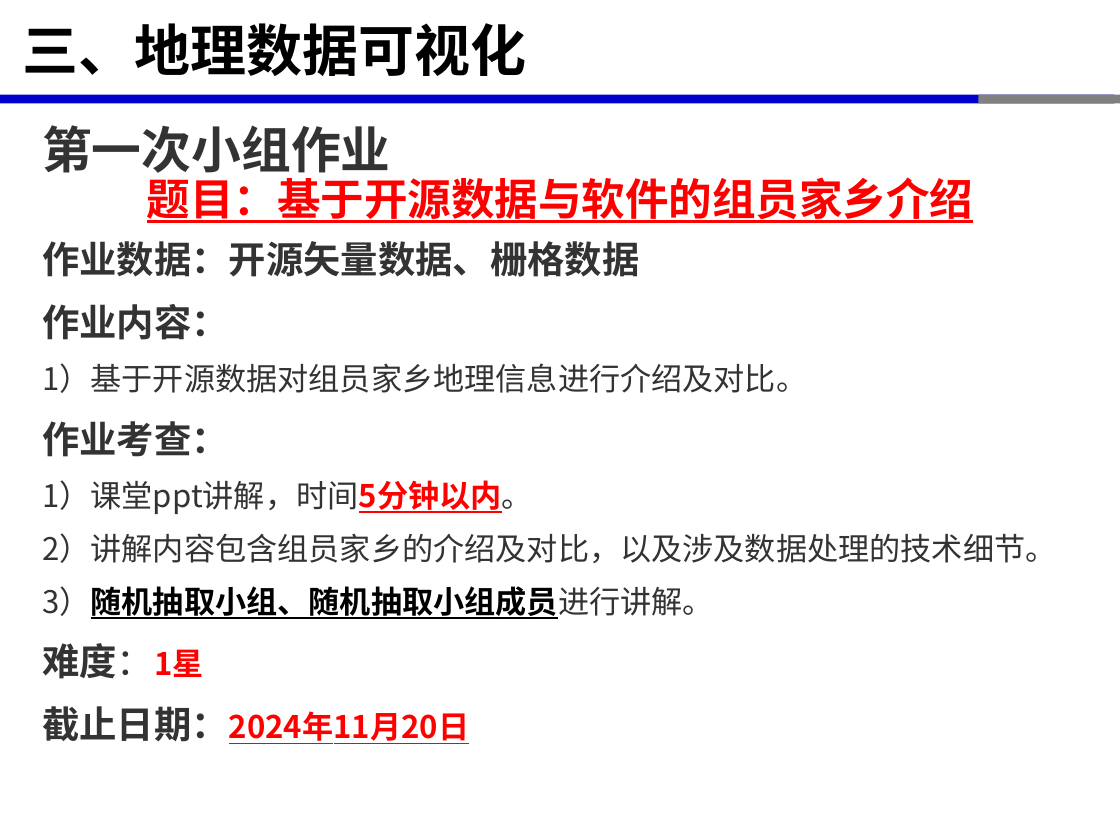
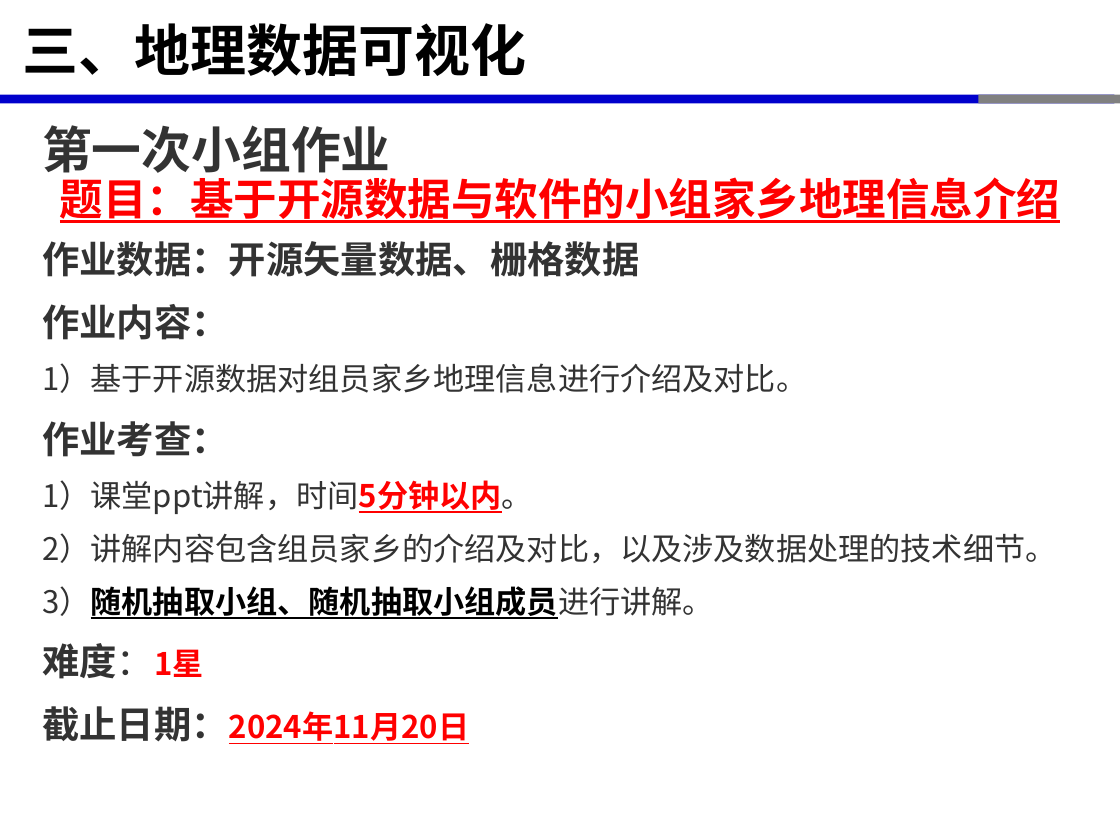
Before and after one commit to xinluo2018/open-source-gis-course, a slide deck: slide 19 of 第6章-GIS数据处理高级Python库-8课时/第6章-GIS数据处理高级Python库.pptx (slide 17 before the commit). Drawn at 1120x840 pixels with LibreOffice and Linux fonts; fonts in the diff are those of the drawing. Boxes give left, top, right and bottom in pixels: in the first picture for what was removed or moved away, otherwise in the second. Text is boxed around its words. In the diff, an @@ line names an element or a change of style, - is before the commit and + after.

```diff
--- a/第6章-GIS数据处理高级Python库-8课时/第6章-GIS数据处理高级Python库.pptx
+++ b/第6章-GIS数据处理高级Python库-8课时/第6章-GIS数据处理高级Python库.pptx
@@ text at [60,171,1060,223]: text changed @@
-题目：基于开源数据与软件的组员家乡介绍
+题目：基于开源数据与软件的小组家乡地理信息介绍
```
Also in this commit, not shown: 3 other slides changed, 2 slides added, 9 other files.
